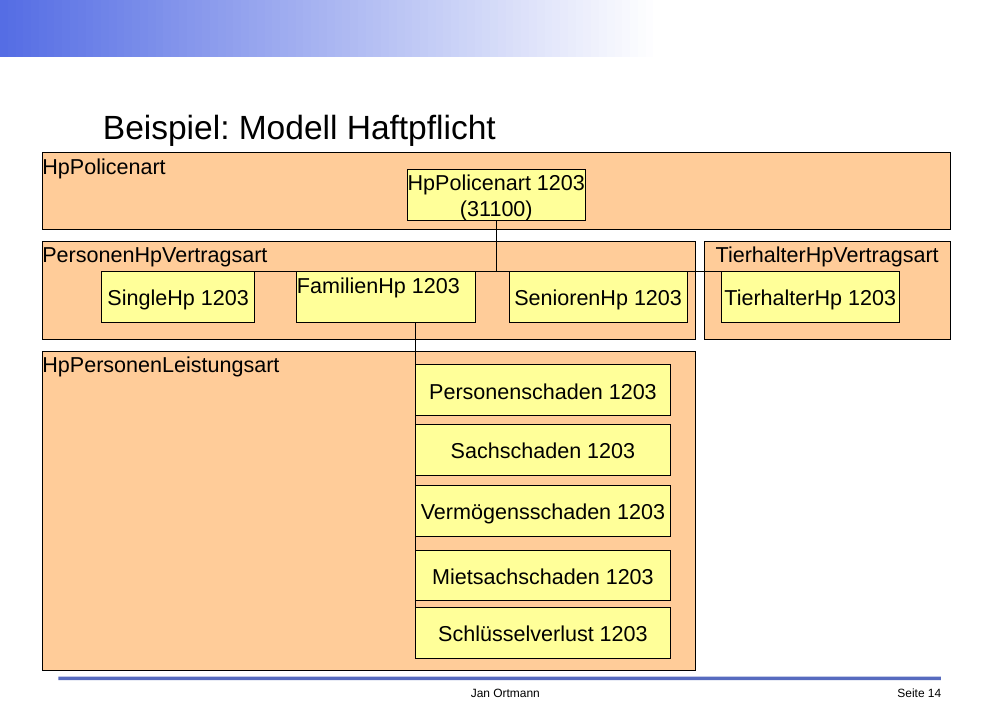
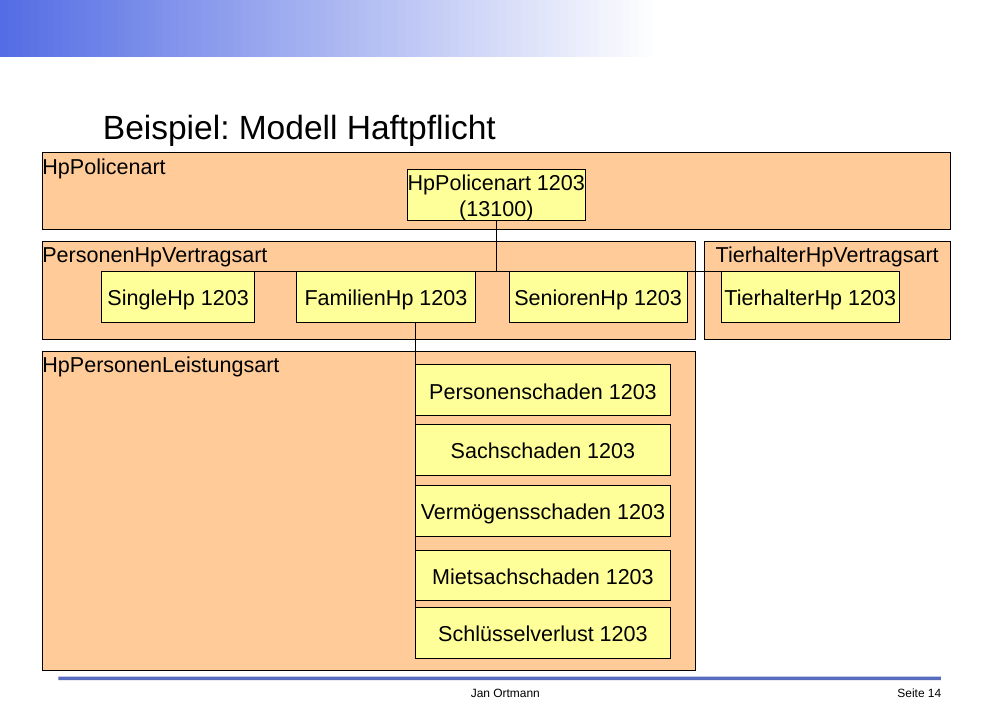
Before and after one commit to faktorips/faktorips.base, a slide deck: slide 14 of org.faktorips.doc/workshop/fachabteilung/FaktorIPS-Schulung FA Produktdefinition.odp. Drawn at 1008x713 pixels with LibreOffice and Linux fonts; fonts in the diff are those of the drawing; background and template pictures are left out. Boxes give left, top, right and bottom in pixels: in the first picture for what was removed or moved away, otherwise in the second. Text is boxed around its words. In the diff, an @@ line names an element or a change of style, - is before the commit and + after.

```diff
--- a/org.faktorips.doc/workshop/fachabteilung/FaktorIPS-Schulung FA Produktdefinition.odp
+++ b/org.faktorips.doc/workshop/fachabteilung/FaktorIPS-Schulung FA Produktdefinition.odp
@@ text in rectangle at box(459, 200, 533, 221): text changed @@
-(31100)
+(13100)
@@ rectangle "FamilienHp 1203" at box(297, 272, 475, 322): vertical alignment top to middle @@
```
Also in this commit, not shown: 6 other slides changed, 1 slide added, 1 slide removed, 10 other files.
